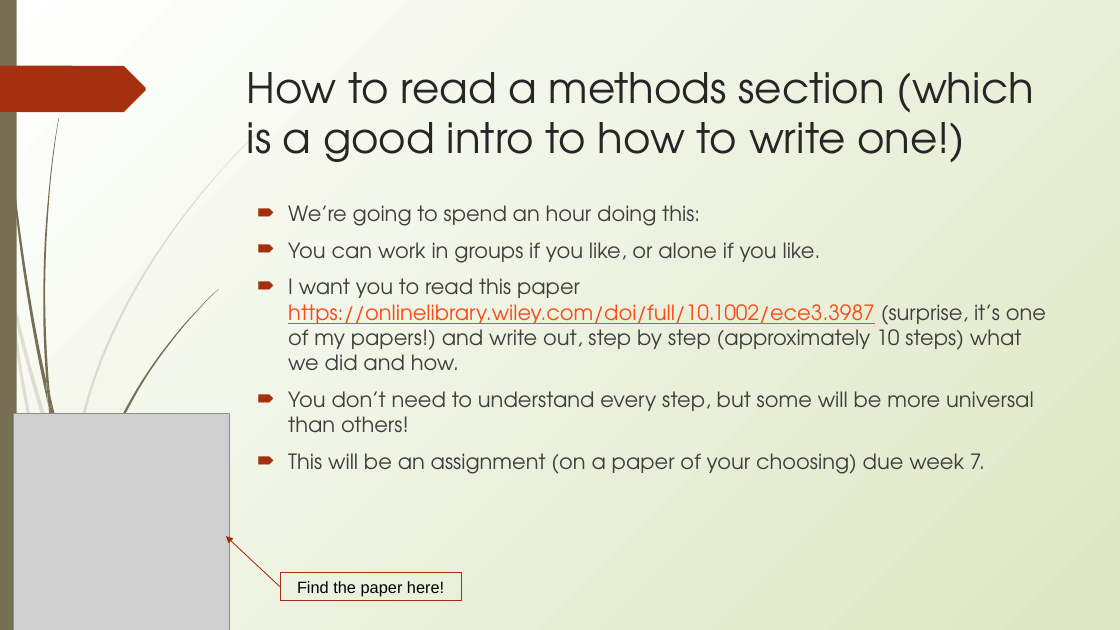
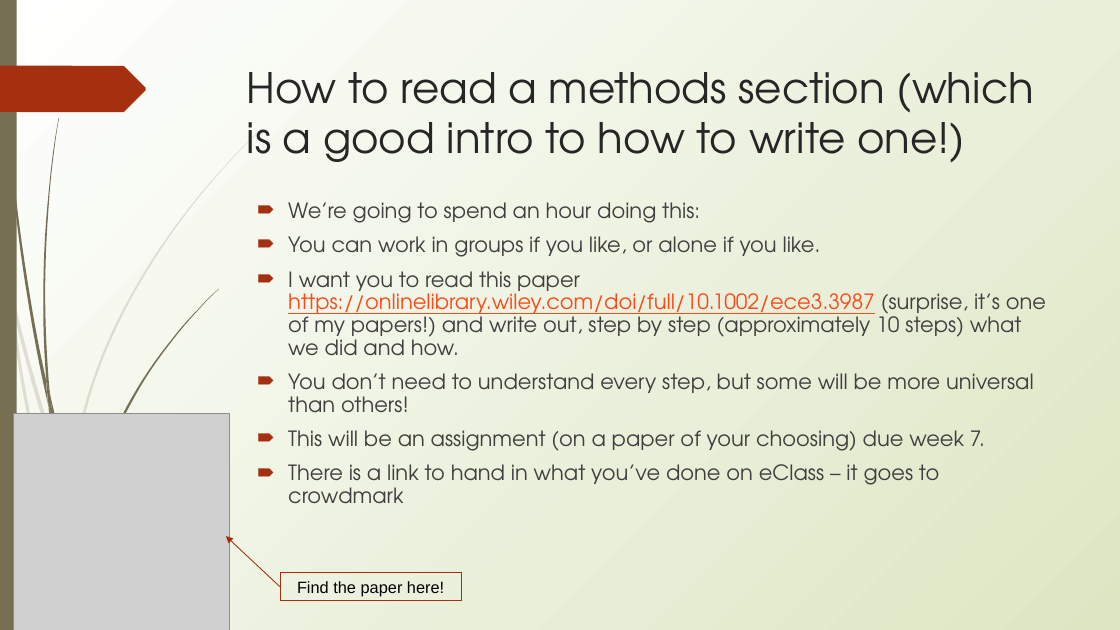
Before and after one commit to erynmcfarlane/GraduateStatsClass, a slide deck: slide 28 of Lecture1 _v2.pptx (slide 26 before the commit). Drawn at 1120x630 pixels with LibreOffice and Linux fonts; fonts in the diff are those of the drawing; grey boxes stand for pictures. Boxes give left, top, right and bottom in pixels: in the first picture for what was removed or moved away, otherwise in the second. Text is boxed around its words. In the diff, an @@ line names an element or a change of style, - is before the commit and + after.

```diff
--- a/Lecture1 _v2.pptx
+++ b/Lecture1 _v2.pptx
@@ text at (288,202,1046,451): line spacing 1 to 0.9 @@
@@ text at (288,464,939,504): paragraph added @@
+🠶 There is a link to hand in what you’ve done on eClass – it goes to crowdmark
```
Also in this commit, not shown: 2 slides added, 1 other file.
